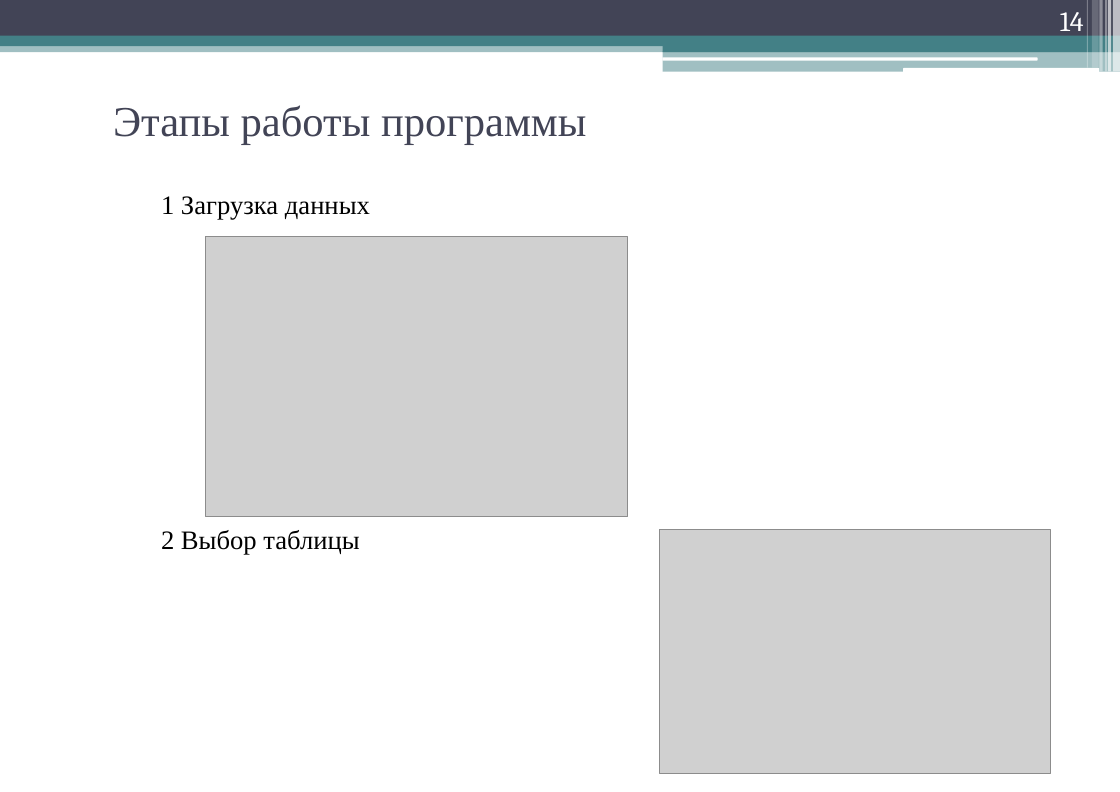
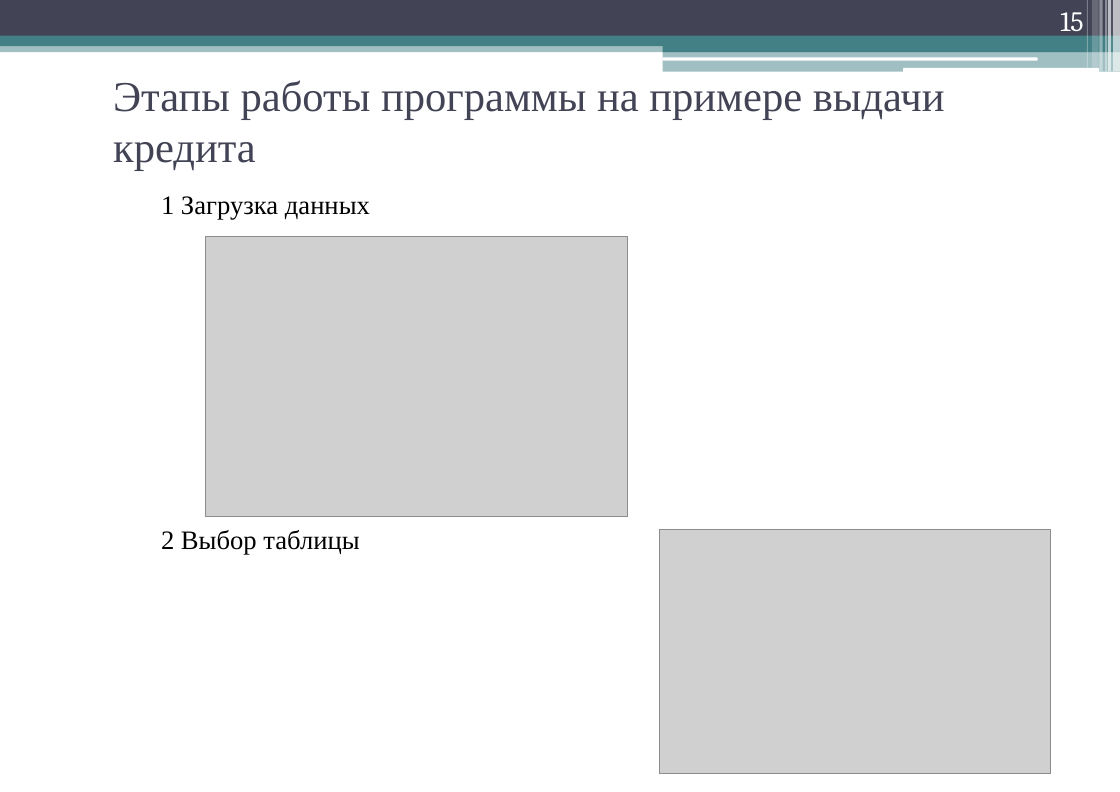
Before and after one commit to geper/DOC_decision_trees, a slide deck: slide 15 of Prezent.pptx (slide 14 before the commit). Drawn at 1120x792 pixels with LibreOffice and Linux fonts; fonts in the diff are those of the drawing; grey boxes stand for pictures. Boxes give left, top, right and bottom in pixels: in the first picture for what was removed or moved away, otherwise in the second. Text is boxed around its words. In the diff, an @@ line names an element or a change of style, - is before the commit and + after.

```diff
--- a/Prezent.pptx
+++ b/Prezent.pptx
@@ page number at (1060, 12, 1083, 37): text changed @@
-14
+15
@@ title at (113, 80, 945, 170): text changed @@
-Этапы работы программы
+Этапы работы программы на примере выдачи кредита
```
Also in this commit, not shown: 7 other slides changed, 2 slides added, 2 other files.
